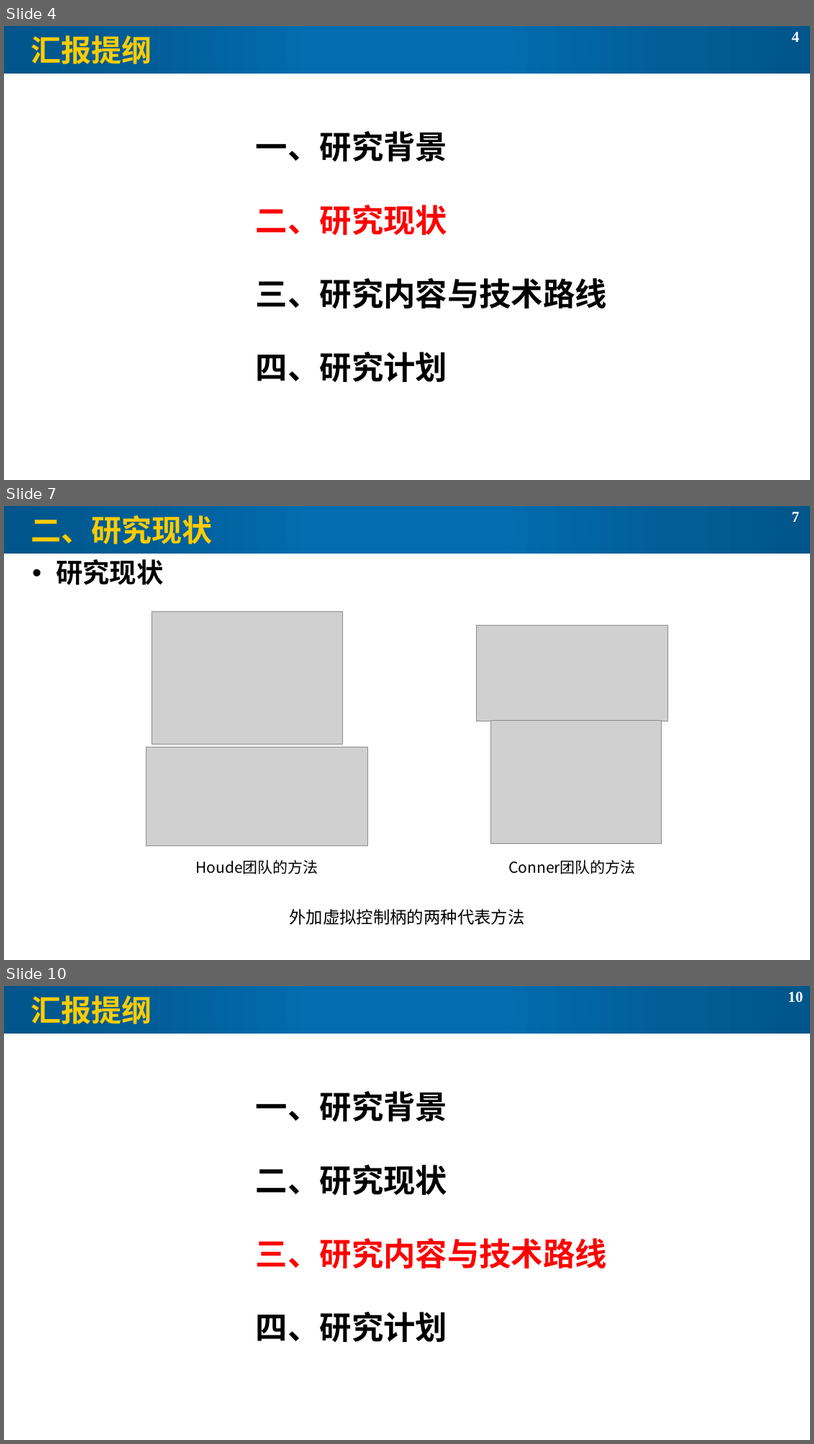
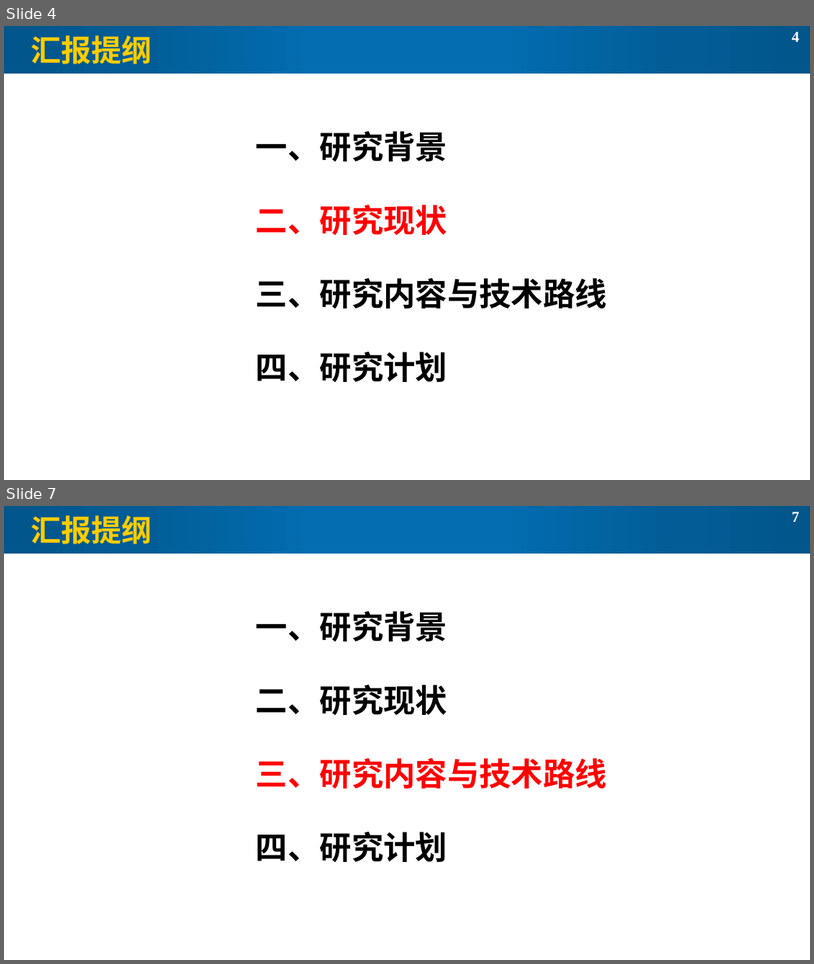
Before and after one commit to lorenz-liu/gaze-dominant-manipulation, a slide deck: PAPERWORK/毕设开题PPT.pptx. Shown one above the other, each under a label of ours: slides 4, 7 and 10 before the commit, slides 4 and 7 after it; the slides between them are not shown. The pictures are 814x1444 and 814x964 pixels, drawn with LibreOffice and Linux fonts; fonts in the diff are those of the drawing; grey boxes stand for pictures. Boxes give left, top, right and bottom in pixels: in the first picture for what was removed or moved away, otherwise in the second. Text is boxed around its words. In the diff, an @@ line names an element or a change of style, - is before the commit and + after.

```diff
--- a/PAPERWORK/毕设开题PPT.pptx
+++ b/PAPERWORK/毕设开题PPT.pptx
@@ slide 7 removed at (4,506,810,960), background #FFFFFF; not listed: 3 template elements that a slide beside it also shows @@
@@ title removed at (31,515,213,544) @@
-二、研究现状
@@ text removed at (56,559,163,585) @@
-• 研究现状
@@ group removed at (146,612,669,874): 4 pictures, 2 texts @@
-Houde团队的方法
-Conner团队的方法
@@ text removed at (289,908,525,924) @@
-外加虚拟控制柄的两种代表方法
@@ what was slide 10 is now slide 7 @@
@@ page number at (792,512,800,522): text changed @@
-10
+7
```
Also in this commit, not shown: 6 slides changed, 2 slides added, 3 other slides removed, 7 other files.
